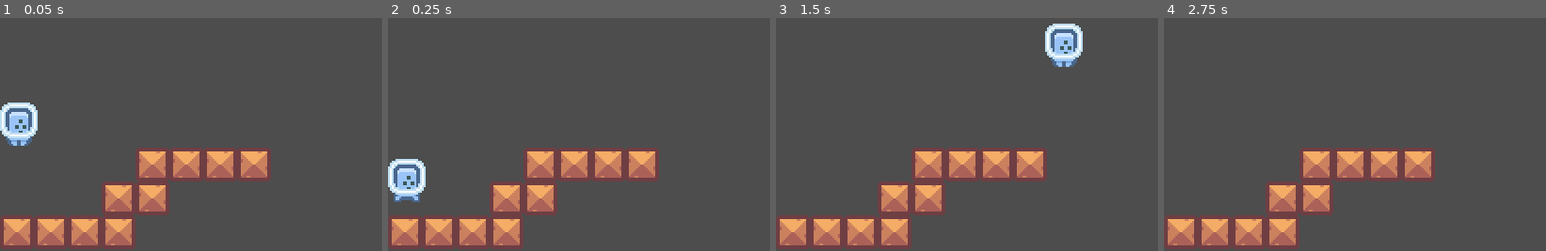
Above: before the commit, frames 1-4 (left to right).
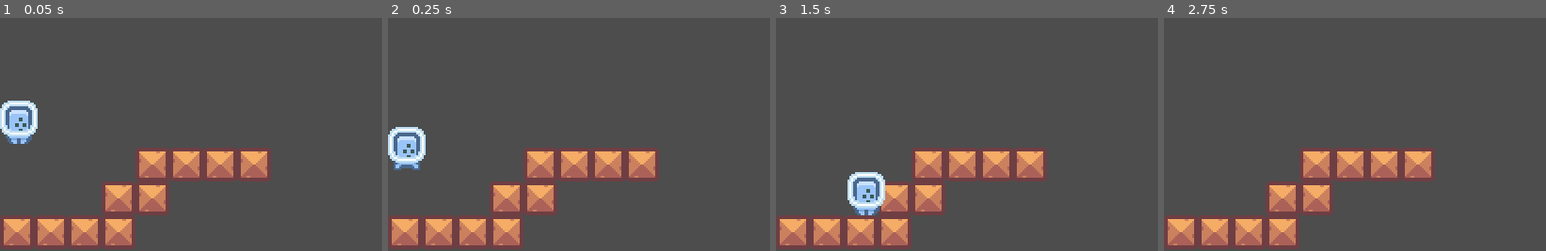
Above: after the commit, the same moments.

Repository: tyler99b/PixelPlatformer
Game: Godot game, scene res://World.tscn
Two runs of this game, one before a commit and one after it. Both use one fixed random seed, a clock stepped at 60 frames per second and the inputs below.
Inputs:
- Up to frame 1 (0.05 s): no input
- Up to frame 2 (0.25 s): no input
- Up to frame 3 (1.5 s): tap Enter (ui_accept) at 0.5, 0.6, 0.77, 1.07, 1.35 s; hold Right (ui_right) from 0.53 s (still down)
- Up to frame 4 (2.75 s): tap Enter (ui_accept) at 1.52, 1.82, 2.1 s; release Right (ui_right) at 2.03 s; hold Left (ui_left) from 2.03 s (still down)

The runs differ from the first frame. In frame 1, 0.8% of the frame differs, in the area x 0-10%, y 35-55%; in frame 2, 2.7%; in frame 3, 3.1%, in the area x 18-81%, y 2-85%; in frame 4, nothing differs.

Commit message:
Added friction, min jump height, and fast fall gravity

Diff:
--- a/Player.gd
+++ b/Player.gd
@@ -1,30 +1,45 @@
 extends CharacterBody2D
 
 
-const SPEED = 150.0
-const JUMP_VELOCITY = -300.0
-
+@export var  SPEED = 150.0
+@export var JUMP_VELOCITY = -130.0
+@export var MIN_JUMP_VELOCITY = -70
+@export var ACCELERATION = 15
+@export var FRICTION = 15
 # Get the gravity from the project settings to be synced with RigidBody nodes.
 var gravity = ProjectSettings.get_setting("physics/2d/default_gravity")
 
-
 func _physics_process(delta):
 	# Add the gravity.
-	if not is_on_floor():
-		velocity.y += gravity * delta
+	apply_gravity()
 
+	var input = Vector2.ZERO
+	input.x = Input.get_action_strength("ui_right") - Input.get_action_strength("ui_left")
+
+	if input.x == 0:
+		apply_friction()
+	else:
+		apply_acceleration(input.x)
 	# Handle Jump.
-	if Input.is_action_just_pressed("ui_accept") and is_on_floor():
-		velocity.y = JUMP_VELOCITY
+	if is_on_floor():
+		if Input.is_action_just_pressed("ui_up"):
+			velocity.y = JUMP_VELOCITY
+	else:
+		if Input.is_action_just_released("ui_up") and velocity.y < MIN_JUMP_VELOCITY:
+			velocity.y = MIN_JUMP_VELOCITY
+
+		if velocity.y > 0:
+			velocity.y += 4
+
 
 	# Get the input direction and handle the movement/deceleration.
 	# As good practice, you should replace UI actions with custom gameplay actions.
 	var direction = Input.get_axis("ui_left", "ui_right")
 	if direction:
-		velocity.x = direction * SPEED
+	#	velocity.x = direction * SPEED
 		$AnimatedSprite2D.flip_h = velocity.x > 0
-	else:
-		velocity.x = move_toward(velocity.x, 0, SPEED)
+	#else:
+	#	velocity.x = move_toward(velocity.x, 0, SPEED)
 
 	if velocity.length() > 0:
 		$AnimatedSprite2D.animation = "walk"
@@ -36,3 +51,13 @@
 	$AnimatedSprite2D.play()
 
 	move_and_slide()
+
+func apply_gravity():
+	if not is_on_floor():
+		velocity.y += 4
+
+func apply_friction():
+	velocity.x = move_toward(velocity.x, 0, FRICTION)
+
+func apply_acceleration(amount):
+	velocity.x = move_toward(velocity.x, SPEED * amount, ACCELERATION)
